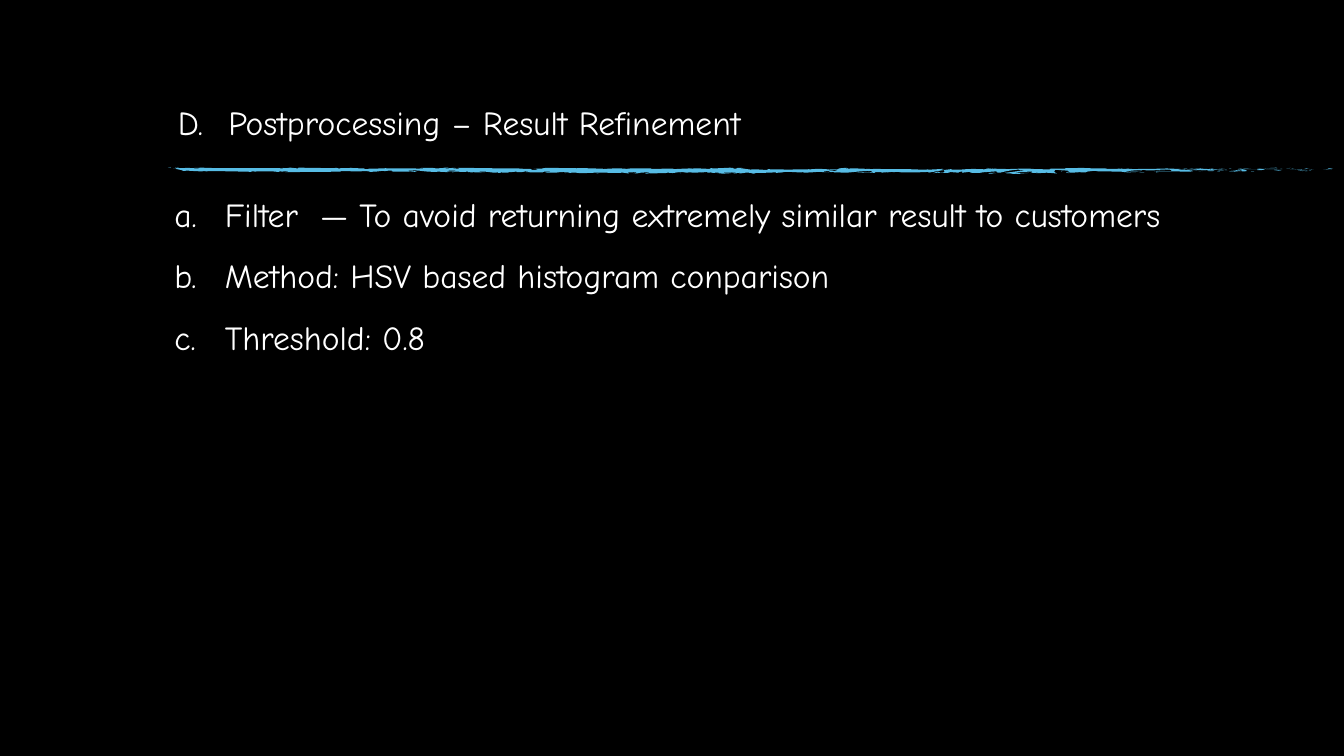
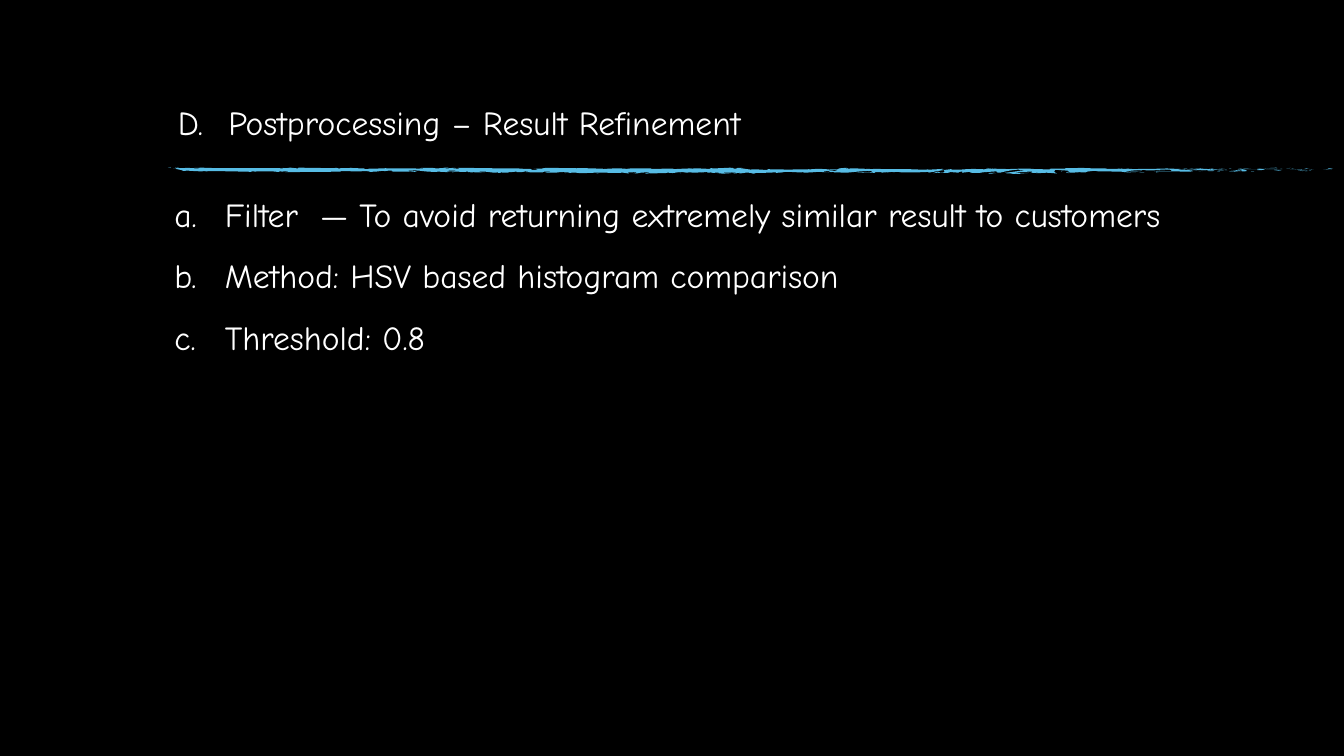
Before and after one commit to GatHors/ImageProcessing, a slide deck: slide 26 of Report & presentation/FinalReport_Gathors.pptm. Drawn at 1344x756 pixels with LibreOffice and Linux fonts; fonts in the diff are those of the drawing; background and template pictures are left out. Boxes give left, top, right and bottom in pixels: in the first picture for what was removed or moved away, otherwise in the second. Text is boxed around its words. In the diff, an @@ line names an element or a change of style, - is before the commit and + after.

```diff
--- a/Report & presentation/FinalReport_Gathors.pptm
+++ b/Report & presentation/FinalReport_Gathors.pptm
@@ text at [225,265,838,295]: text changed @@
-b. Method: HSV based histogram conparison
+b. Method: HSV based histogram comparison
```
Also in this commit, not shown: 6 other slides changed.
